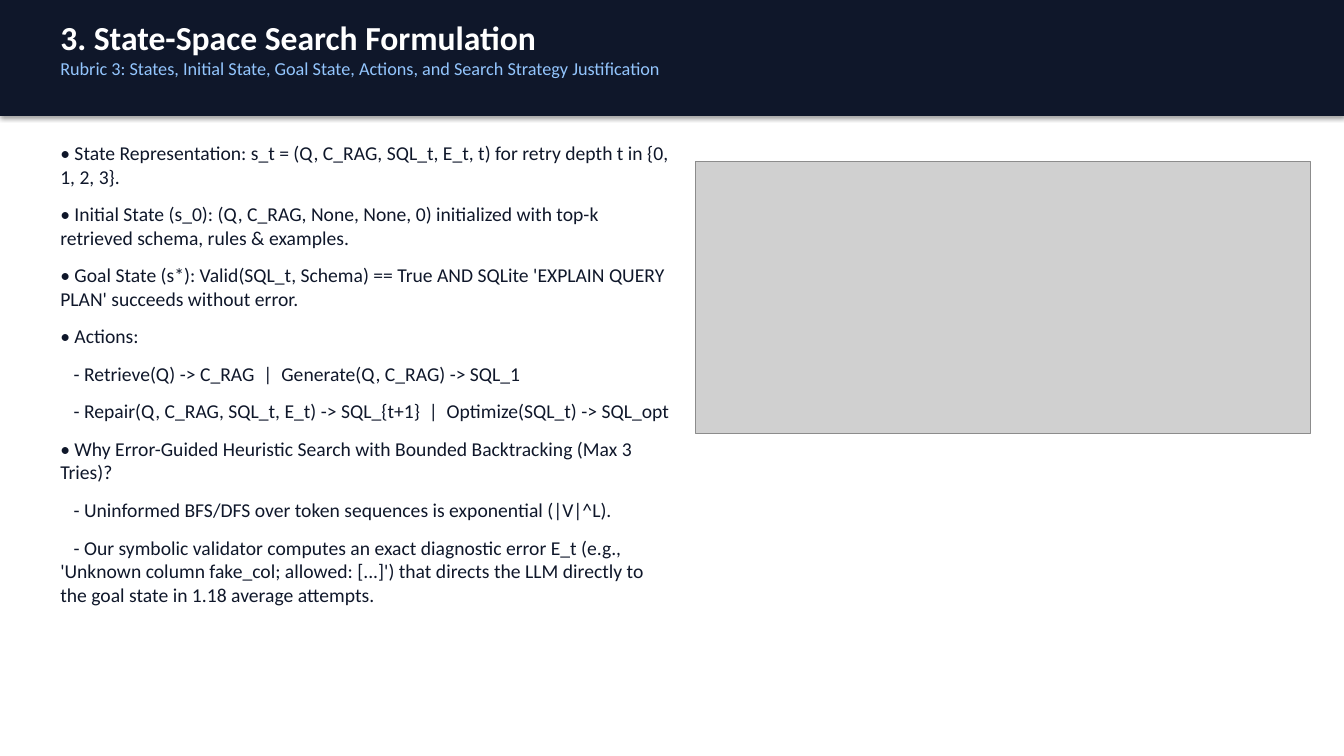
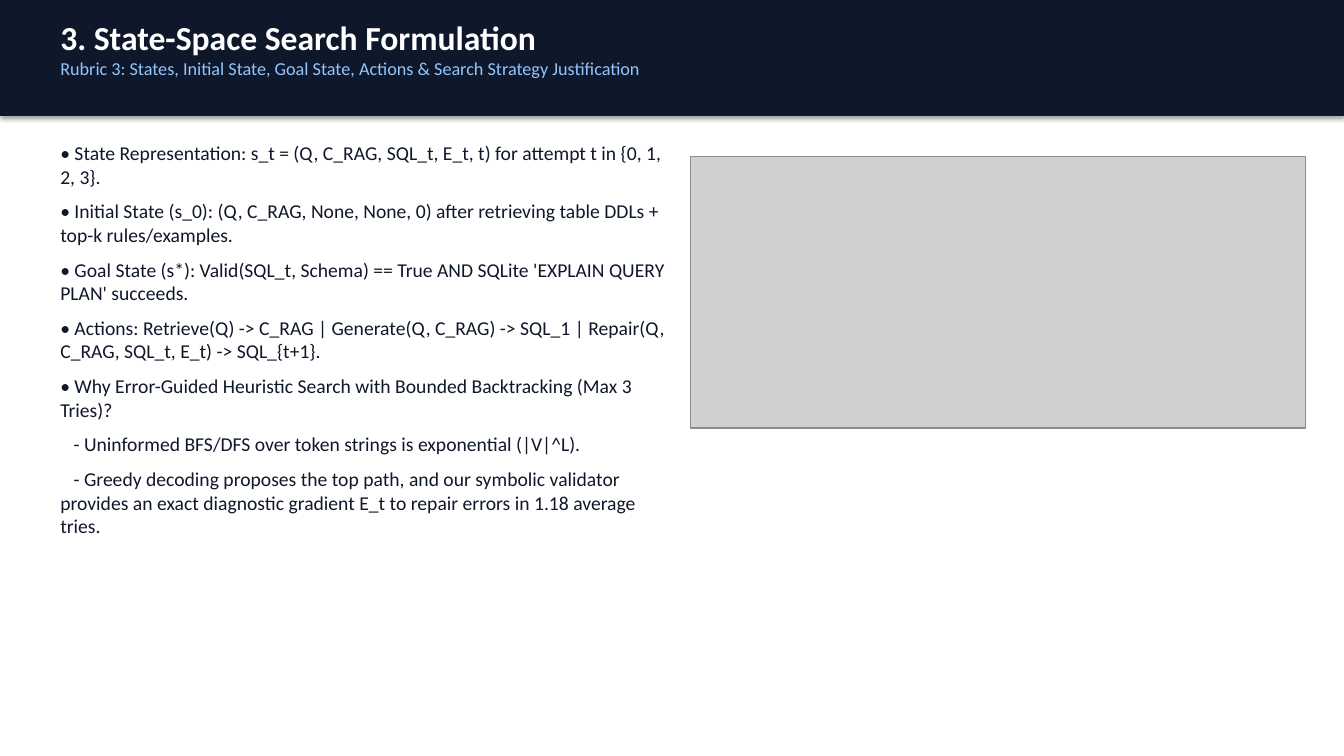
Before and after one commit to DeveshYadav85/text-to-sql, a slide deck: slide 4 of docs/Agentic_Text_to_SQL_Presentation.pptx. Drawn at 1344x756 pixels with LibreOffice and Linux fonts; fonts in the diff are those of the drawing; grey boxes stand for pictures. Boxes give left, top, right and bottom in pixels: in the first picture for what was removed or moved away, otherwise in the second. Text is boxed around its words. In the diff, an @@ line names an element or a change of style, - is before the commit and + after.

Commit message:
Update Project Report, Literature Table, and Presentation with complete Build Guide sections, code listings, and 6-way ablation study

```diff
--- a/docs/Agentic_Text_to_SQL_Presentation.pptx
+++ b/docs/Agentic_Text_to_SQL_Presentation.pptx
@@ text at (60,62,639,78): text changed @@
-Rubric 3: States, Initial State, Goal State, Actions, and Search Strategy Justification
+Rubric 3: States, Initial State, Goal State, Actions & Search Strategy Justification
@@ text at (60,146,664,361): text changed @@
-• State Representation: s_t = (Q, C_RAG, SQL_t, E_t, t) for retry depth t in {0, 1, 2, 3}.
-• Initial State (s_0): (Q, C_RAG, None, None, 0) initialized with top-k retrieved schema, rules & examples.
-• Goal State (s*): Valid(SQL_t, Schema) == True AND SQLite 'EXPLAIN QUERY PLAN' succeeds without error.
-• Actions:
-- Retrieve(Q) -> C_RAG | Generate(Q, C_RAG) -> SQL_1
-- Repair(Q, C_RAG, SQL_t, E_t) -> SQL_{t+1} | Optimize(SQL_t) -> SQL_opt
+• State Representation: s_t = (Q, C_RAG, SQL_t, E_t, t) for attempt t in {0, 1, 2, 3}.
+• Initial State (s_0): (Q, C_RAG, None, None, 0) after retrieving table DDLs + top-k rules/examples.
+• Goal State (s*): Valid(SQL_t, Schema) == True AND SQLite 'EXPLAIN QUERY PLAN' succeeds.
+• Actions: Retrieve(Q) -> C_RAG | Generate(Q, C_RAG) -> SQL_1 | Repair(Q, C_RAG, SQL_t, E_t) -> SQL_{t+1}.
@@ picture: place and size @@
-picture at (696,161,1311,434)
+picture at (691,156,1306,429)
@@ text at (60,379,632,420): less space between paragraphs @@
@@ text at (60,436,635,533): text changed @@
-- Uninformed BFS/DFS over token sequences is exponential (|V|^L).
-- Our symbolic validator computes an exact diagnostic error E_t (e.g., 'Unknown column fake_col; allowed: [...]') that directs the LLM directly to the goal state in 1.18 average attempts.
+- Uninformed BFS/DFS over token strings is exponential (|V|^L).
+- Greedy decoding proposes the top path, and our symbolic validator provides an exact diagnostic gradient E_t to repair errors in 1.18 average tries.
```
Also in this commit, not shown: 10 other slides changed, 1 slide added, 1 slide removed, 5 other files.
